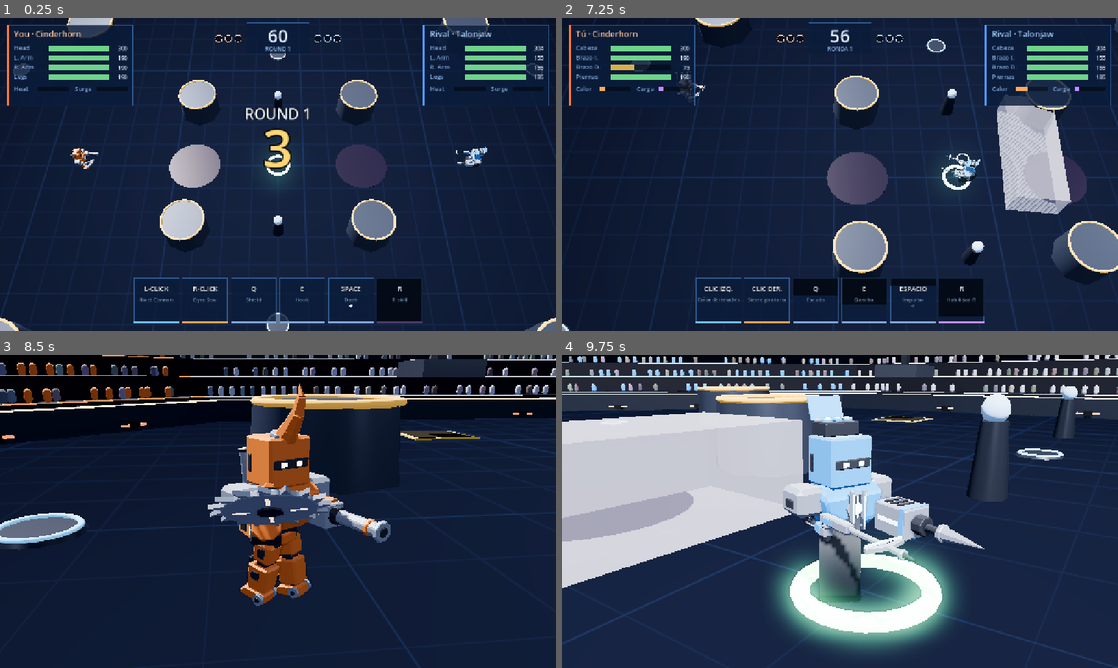
Above: before the commit, frames 1-4 (two rows, left to right).
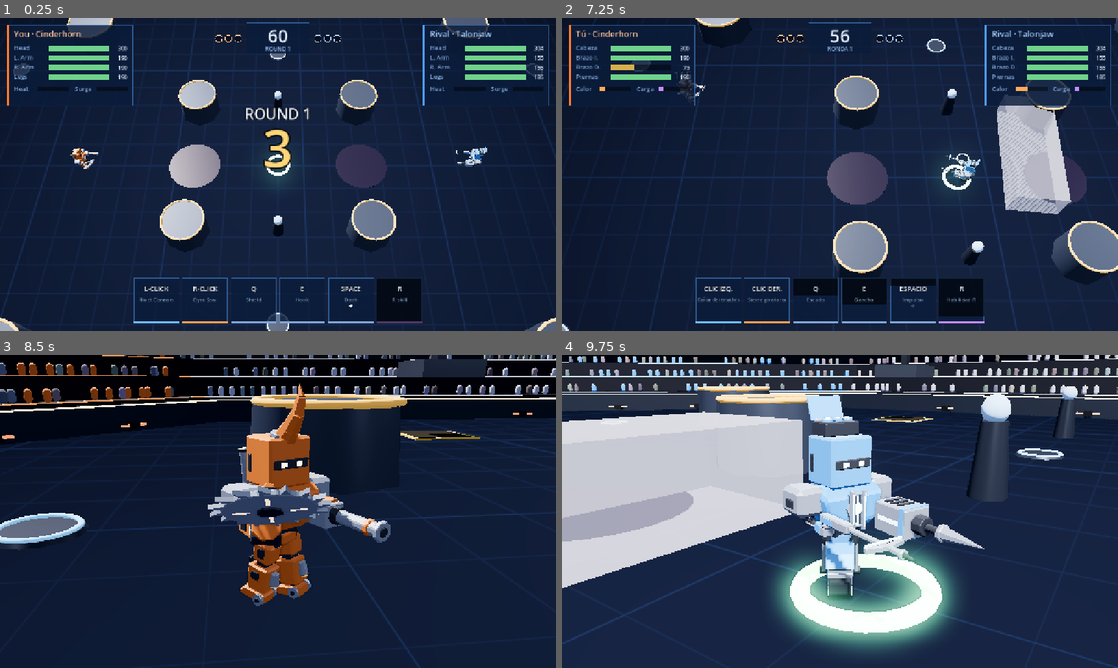
Above: after the commit, the same moments.

Repository: Vegm92/mech-duel
Game: Godot game, scene res://main.tscn
Same seed, same stepped clock (60 frames per second), same inputs: the game is played once before the commit and once after it.
Inputs (mouse positions are in pixels of both pictures, inside the frame that each line leads up to):
- Up to frame 1 (0.25 s): no input
- Up to frame 2 (7.25 s): tap Enter at 0.5, 0.6, 2.3, 2.85, 4.55, 6.8 s; move the mouse to (962, 158) at 0.52 s; hold D 0.53-1.28 s; click (962, 158) at 0.67 s; tap Space at 0.77, 1.52, 2.75, 3.02, 3.77, 4.52, 6.02, 6.77 s; tap Keypad Enter at 0.8, 1.35, 3.05, 3.6, 5.3 s; move the mouse to (728, 190) at 1.27 s; hold S 1.28-2.03 s; tap E at 1.55, 2.1, 3.8, 5.1, 6.05 s; move the mouse to (895, 105) at 2.02 s; hold D 2.03-2.78 s; move the mouse to (812, 237) at 2.77 s; hold W 2.78-3.53 s; click (812, 237) at 2.92 s; move the mouse to (1006, 221) at 3.52 s; hold A 3.53-5.03 s; move the mouse to (673, 127) at 4.27 s; tap Q at 4.35 s; move the mouse to (867, 174) at 5.02 s; hold S 5.03-5.78 s; click (867, 174) at 5.17 s; move the mouse to (756, 96) at 5.77 s; hold D 5.78-6.53 s; tap R at 5.85 s; move the mouse to (962, 158) at 6.52 s; hold W from 6.53 s (still down); tap L at 6.6 s
- Up to frame 3 (8.5 s): move the mouse to (166, 527) at 7.27 s; release W at 7.28 s; hold D 7.28-8.03 s; tap F at 7.35 s; click (166, 527) at 7.42 s; tap Space at 7.52 s; tap Keypad Enter at 7.55 s; move the mouse to (333, 442) at 8.02 s; hold S from 8.03 s (still down); tap C at 8.1 s; tap E at 8.3 s
- Up to frame 4 (9.75 s): tap Enter at 8.75, 9.05, 9.6 s; move the mouse to (812, 574) at 8.77 s; release S at 8.78 s; hold A 8.78-9.53 s; tap Tab at 8.85 s; tap Space at 9.02, 9.5 s; move the mouse to (1006, 558) at 9.52 s; hold W from 9.53 s (still down); click (1006, 558) at 9.67 s

The runs differ from the first frame. In frame 1, less than 0.1% of the frame differs, in the area x 83-87%, y 44-48%; in frame 2, less than 0.1%; in frame 3, 0.2%; in frame 4, 1.2%, in the area x 46-55%, y 51-80%.

Commit message:
feat(godot): leg models from Blender, one shape per dash move
Ten leg kinds in legs.glb, built by legs_build.py in art/legs.blend,
replacing the primitive boxes. Node position = pivot; <kind>_leg*
swings, <kind>_tire* rolls. Quad legs spread with a shorter stride so
they don't clip. --legs=<id> look flag.

Co-Authored-By: Claude Opus 5.5 <noreply@anthropic.com>

Diff:
--- a/godot/src/main.gd
+++ b/godot/src/main.gd
@@ -32,6 +32,7 @@
 var head_arg := ""
 var core_arg := ""
 var arms_arg := ""
+var legs_arg := ""
 var target := 0
 var orbit := Vector2.ZERO
 var zoom := 1.0
@@ -58,6 +59,8 @@
 			core_arg = a.substr(7)
 		elif a.begins_with("--arms="):
 			arms_arg = a.substr(7)
+		elif a.begins_with("--legs="):
+			legs_arg = a.substr(7)
 	Input.set_default_cursor_shape(Input.CURSOR_CROSS)
 	cam = Camera3D.new()
 	cam.fov = 40.0
@@ -85,6 +88,8 @@
 		mine.core = core_arg
 	if arms_arg != "":
 		mine.arms = arms_arg
+	if legs_arg != "":
+		mine.legs = legs_arg
 	state = Sim.create_state([mine, rival])
 	brain = Bot.create_brain(s + 1)
 	pilot = Bot.create_brain(s + 2)
--- a/godot/src/mech.gd
+++ b/godot/src/mech.gd
@@ -16,7 +16,6 @@
 static var _meshes := {}
 static var _glb := {}
 
-const TO_Z := Vector3(PI / 2, 0, 0)
 const ARM_UP := 0.2
 const ELBOW := Vector3(0.048, -0.235, 0)
 const FIST := Vector3(0.438, -0.235, 0)
@@ -139,16 +138,20 @@
 	return mi
 
 
-static func add_part(parent: Node3D, part: String, mats: Dictionary, file := "light") -> MeshInstance3D:
+static func models(file: String) -> Dictionary:
 	if not _glb.has(file):
 		var s: Node = load("res://assets/models/%s.glb" % file).instantiate()
-		var meshes := {}
+		var found := {}
 		for c in s.get_children():
-			meshes[String(c.name)] = c.mesh
+			found[String(c.name)] = [c.mesh, c.position]
 		s.free()
-		_glb[file] = meshes
+		_glb[file] = found
+	return _glb[file]
+
+
+static func add_part(parent: Node3D, part: String, mats: Dictionary, file := "light") -> MeshInstance3D:
 	var mi := MeshInstance3D.new()
-	mi.mesh = _glb[file][part]
+	mi.mesh = models(file)[part][0]
 	for i in mi.mesh.get_surface_count():
 		mi.set_surface_override_material(i, mats[mi.mesh.surface_get_material(i).resource_name])
 	parent.add_child(mi)
@@ -191,7 +194,7 @@
 	add_child(hips)
 	torso = Node3D.new()
 	add_child(torso)
-	build_legs(lo.legs, joint, trim)
+	build_legs(lo.legs, parts)
 	add_part(hips, "Hips", parts)
 	var size: String = Sim.CORES[lo.core].series
 	shoulder = SHOULDER[size]
@@ -261,52 +264,20 @@
 	add_child(trail)
 
 
-func build_legs(kind: String, joint: Material, trim: Material) -> void:
+func build_legs(kind: String, parts: Dictionary) -> void:
 	legs_kind = kind
-	match kind:
-		"treads":
-			for s in [-1, 1]:
-				add(hips, box(Vector3(1.5, 0.5, 0.38)), joint, Vector3(0, 0.28, s * 0.5))
-				add(hips, box(Vector3(1.3, 0.1, 0.4)), trim, Vector3(0, 0.56, s * 0.5))
-		"wheels":
-			for s in [-1, 1]:
-				var w := Node3D.new()
-				w.position = Vector3(0, 0.42, s * 0.58)
-				hips.add_child(w)
-				add(w, cyl(0.42, 0.42, 0.24, 16), joint, Vector3.ZERO, TO_Z)
-				add(w, box(Vector3(0.5, 0.1, 0.26)), trim)
-				spin.append(w)
-		"mono":
-			var w := Node3D.new()
-			w.position = Vector3(0, 0.6, 0)
-			hips.add_child(w)
-			add(w, cyl(0.6, 0.6, 0.44, 18), joint, Vector3.ZERO, TO_Z)
-			add(w, box(Vector3(0.9, 0.12, 0.46)), trim)
-			spin.append(w)
-		"hover":
-			add(hips, cyl(0.85, 0.65, 0.26, 16), trim, Vector3(0, 0.42, 0))
-			add(hips, cyl(0.6, 0.6, 0.06, 16), boost_mat, Vector3(0, 0.27, 0))
-		"spider", "quad":
-			for i in 4:
-				var sx := 1.0 if i < 2 else -1.0
-				var sz := 1.0 if i % 2 == 0 else -1.0
-				var p := Node3D.new()
-				p.position = Vector3(sx * 0.3, 0.78, sz * 0.32)
-				p.rotation = Vector3(-sz * 0.6, 0, sx * 0.35)
-				hips.add_child(p)
-				add(p, box(Vector3(0.16, 0.95, 0.16)), joint, Vector3(0, -0.42, 0))
-				add(p, box(Vector3(0.22, 0.14, 0.22)), trim, Vector3(0, -0.88, 0))
-				swing.append(p)
-		_:
-			var k := 1.35 if kind == "stompers" else (0.8 if kind == "skates" else 1.0)
-			for s in [-1, 1]:
-				var p := Node3D.new()
-				p.position = Vector3(0, 0.8, s * 0.18)
-				hips.add_child(p)
-				add_part(p, "Leg_L" if s < 0 else "Leg_R", {"body": body_mat, "trim": trim, "joint": joint}).scale = Vector3(k, 1, k)
-				if kind == "jets":
-					add(p, cyl(0.07, 0.1, 0.18, 10), boost_mat, Vector3(-0.2, -0.45, 0))
-				swing.append(p)
+	var all := models("legs")
+	var names: Array = all.keys().filter(func(n): return n == kind or n.begins_with(kind + "_"))
+	names.sort()
+	for n in names:
+		var p := Node3D.new()
+		p.position = all[n][1]
+		hips.add_child(p)
+		add_part(p, n, parts, "legs")
+		if "_tire" in n:
+			spin.append(p)
+		elif "_leg" in n:
+			swing.append(p)
 
 
 func sync(m: Dictionary, tick: int, dt: float) -> void:
@@ -319,12 +290,12 @@
 	if sp > 0.4:
 		hips.rotation.y = lerp_angle(hips.rotation.y, -atan2(m.vy, m.vx), 0.35)
 	walk += sp * dt * 2.4
-	var k := minf(sp / 6.0, 1.0)
+	var k := minf(sp / 6.0, 1.0) * (0.55 if legs_kind == "quad" else 1.0)
 	for i in swing.size():
 		swing[i].rotation.z = sin(walk + i * PI * (0.5 if swing.size() == 4 else 1.0)) * 0.55 * k
 	for w in spin:
 		if w.get_parent() == hips:
-			w.rotation.z -= sp * dt / 0.5
+			w.rotation.z -= sp * dt / 0.36
 		else:
 			w.rotation.y += dt * 18.0
 	for w in whirl:
Binary file added: godot/assets/models/legs.glb
Not shown, added: godot/assets/models/legs.glb.import
Not shown, changed: CLAUDE.md
Not shown, added: art/legs.blend
